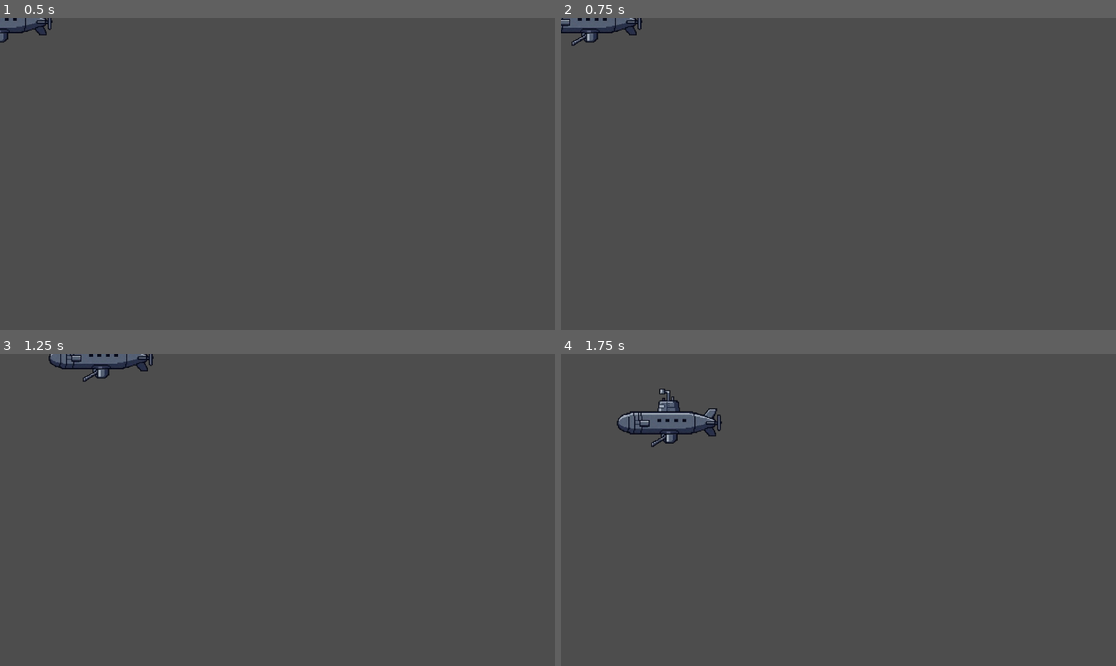
Above: before the commit, frames 1-4 (two rows, left to right).
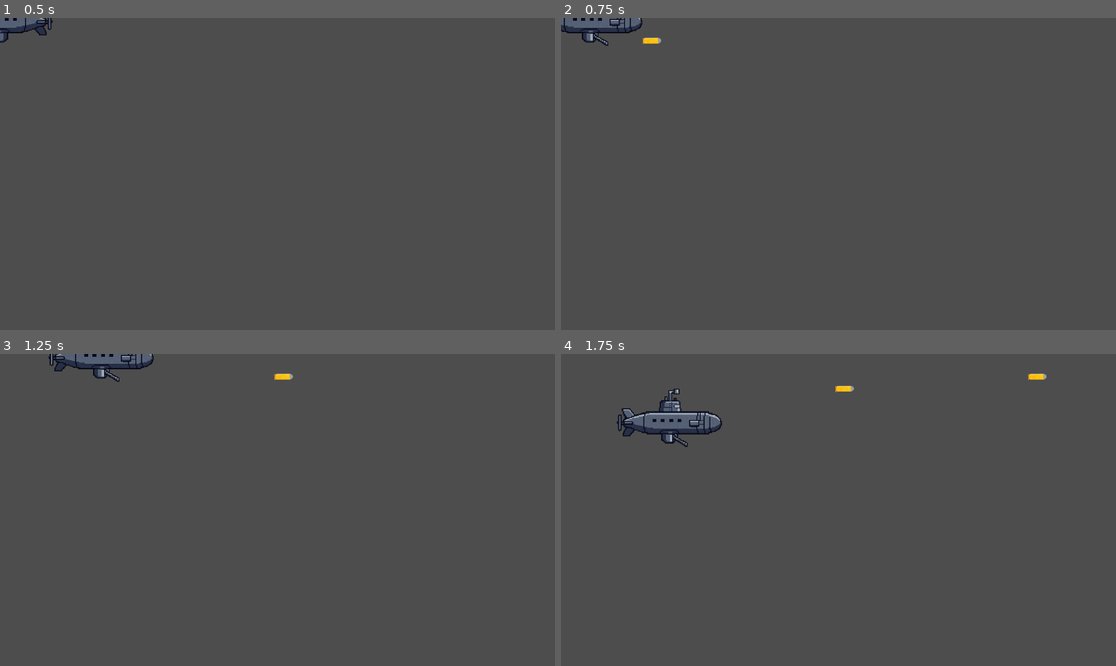
Above: after the commit, the same moments.

Repository: phantomlegends381-max/subMarineBattleSimulator
Game: Godot game, scene res://main.tscn
Same seed, same stepped clock (60 frames per second), same inputs: the game is played once before the commit and once after it.
Inputs:
- Up to frame 1 (0.5 s): no input
- Up to frame 2 (0.75 s): tap Enter at 0.5 s; hold D (right) from 0.53 s (still down); tap Space (shoot) at 0.6 s
- Up to frame 3 (1.25 s): keep holding D (right)
- Up to frame 4 (1.75 s): release D (right) at 1.28 s; hold S (down) from 1.28 s (still down); tap Space (shoot) at 1.35 s

Frame 1 is identical in both runs. In frame 2, 0.5% of the frame differs, in the area x 0-19%, y 0-9%; in frame 3, 0.6%; in frame 4, 1.1%, in the area x 10-88%, y 6-30%.
Error before the commit: Invalid access to property or key 'position' on a base object of type 'null instance'. (res://character_body_2d.gd:28)

Commit message:
new wwww
wwwwwww

Diff:
--- a/submarine-game/bullet.tscn
+++ b/submarine-game/bullet.tscn
@@ -8,18 +8,20 @@
 height = 90.08276
 
 [node name="bullet" type="Node2D" unique_id=471433989]
+position = Vector2(-1, -1)
 
 [node name="bullet" type="Area2D" parent="." unique_id=154379782]
+position = Vector2(-4, -1)
 script = ExtResource("1_v8qja")
 
 [node name="CollisionShape2D" type="CollisionShape2D" parent="bullet" unique_id=873890869]
-position = Vector2(543, -17)
+position = Vector2(-35.999996, 43.999996)
 rotation = 1.5597672
 scale = Vector2(0.4834393, 0.5222728)
 shape = SubResource("CapsuleShape2D_2b2rl")
 
 [node name="Sprite2D" type="Sprite2D" parent="bullet" unique_id=119012323]
-position = Vector2(539.7334, -4.923752)
+position = Vector2(-36, 56.000004)
 rotation = -0.0059128506
 scale = Vector2(0.4834393, 0.5222728)
 texture = ExtResource("2_t4vbm")
--- a/submarine-game/character_body_2d.gd
+++ b/submarine-game/character_body_2d.gd
@@ -2,7 +2,7 @@
 
 const SPEED = 300
 @onready var sprite = $Sprite2D
-@onready var bullet_spawn = $BulletSpawn
+@onready var bullet_spawn = $bullet_spawn
 var bullet_scene: PackedScene = preload("res://Bullet.tscn")
 
 func _physics_process(delta):
@@ -24,10 +24,10 @@
 
 	# Flip ship and bullet spawn point
 	if direction.x > 0:
-		sprite.flip_h = false
+		sprite.flip_h = true
 		bullet_spawn.position.x = abs(bullet_spawn.position.x)  # front
 	elif direction.x < 0:
-		sprite.flip_h = true
+		sprite.flip_h = false
 		bullet_spawn.position.x = -abs(bullet_spawn.position.x) # front when flipped
 
 	# Shoot bullets
@@ -39,9 +39,6 @@
 	bullet.global_position = bullet_spawn.global_position
 
 	# Shoot in facing direction
-	if sprite.flip_h:
-		bullet.direction = Vector2.RIGHT
-	else:
-		bullet.direction = Vector2.LEFT
+
 
 	get_tree().current_scene.add_child(bullet)
